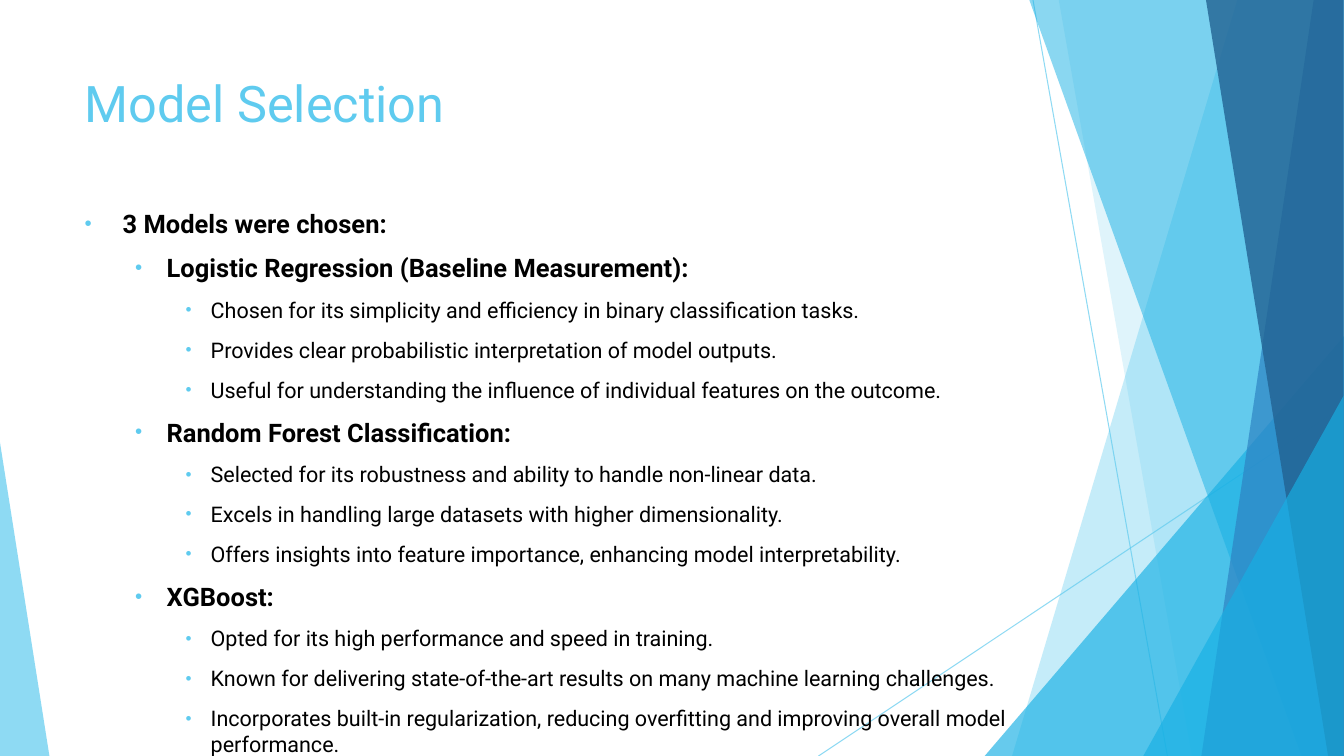
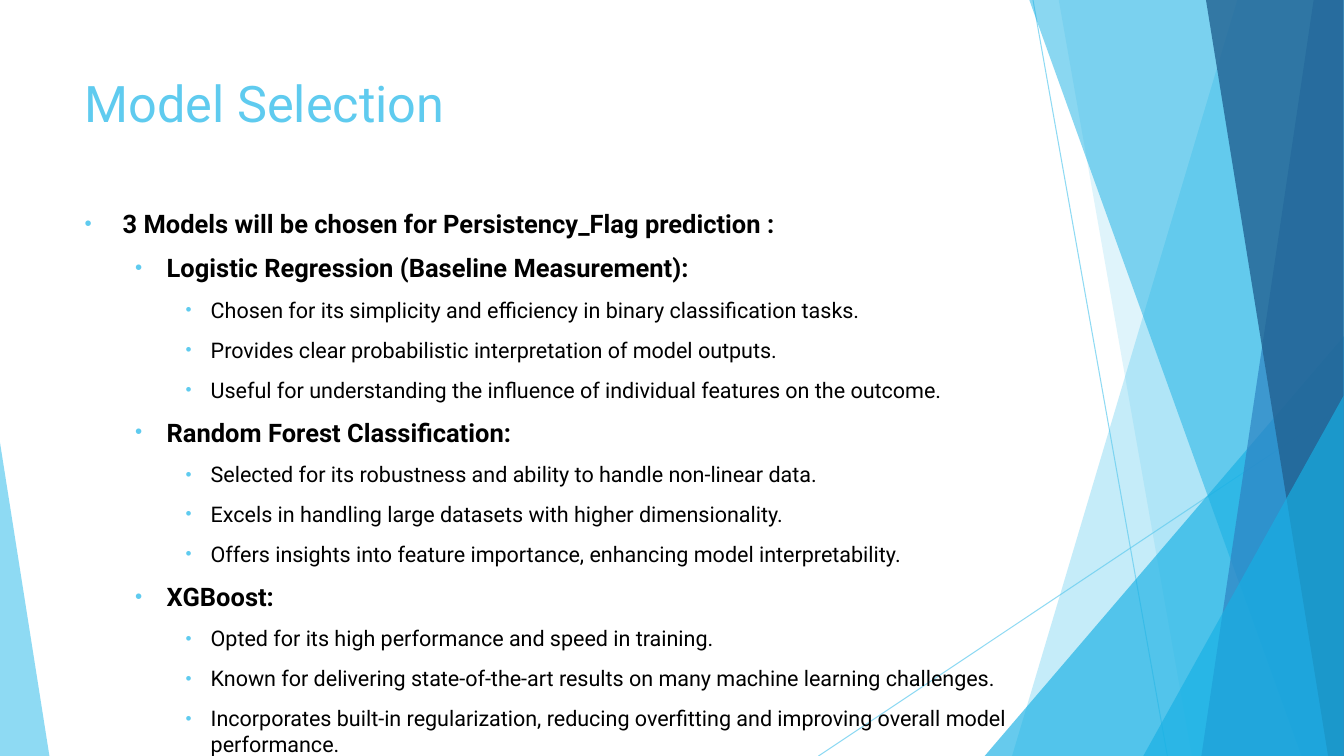
Before and after one commit to Yushamsi/Healthcare-Drug-Classification-EDA, a slide deck: slide 10 of EDA presentation for business users - Week 11.pptx (slide 6 before the commit). Drawn at 1344x756 pixels with LibreOffice and Linux fonts; fonts in the diff are those of the drawing. Boxes give left, top, right and bottom in pixels: in the first picture for what was removed or moved away, otherwise in the second. Text is boxed around its words. In the diff, an @@ line names an element or a change of style, - is before the commit and + after.

```diff
--- a/EDA presentation for business users - Week 11.pptx
+++ b/EDA presentation for business users - Week 11.pptx
@@ text at (123,213,761,239): text changed @@
-• 3 Models were chosen:
+• 3 Models will be chosen for Persistency_Flag prediction :
```
Also in this commit, not shown: 4 slides added, 4 slides removed, 4 other files.
